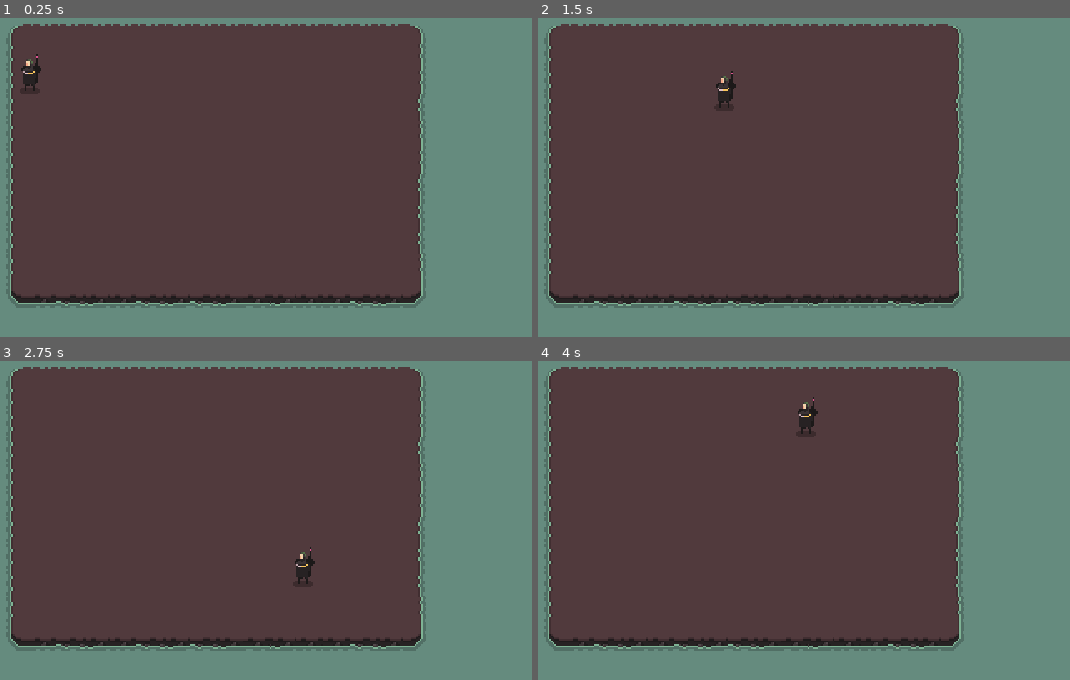
Above: before the commit, frames 1-4 (two rows, left to right).
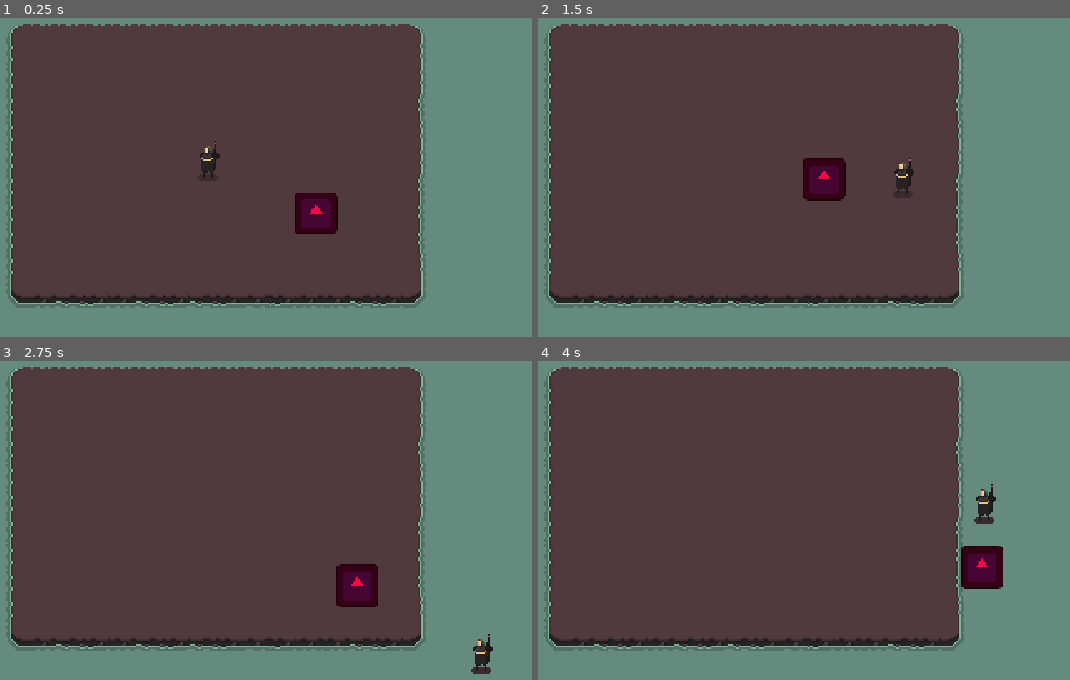
Above: after the commit, the same moments.

Repository: gablaroche29/arena-chaos
Game: Godot game, scene res://scenes/main_scene.tscn
Same seed, same stepped clock (60 frames per second), same inputs: the game is played once before the commit and once after it. The engine's default icon, where the game draws it, is replaced by a stand-in: a white triangle on a blue panel in a dark square.
Inputs (mouse positions are in pixels of both pictures, inside the frame that each line leads up to):
- Up to frame 1 (0.25 s): no input
- Up to frame 2 (1.5 s): move the mouse to (931, 136) at 0.52 s; hold D (walk_right) 0.53-1.28 s; click (931, 136) at 0.6 s; move the mouse to (596, 180) at 1.27 s; hold S (walk_down) from 1.28 s (still down); click (596, 180) at 1.35 s
- Up to frame 3 (2.75 s): move the mouse to (297, 402) at 2.02 s; release S (walk_down) at 2.03 s; hold D (walk_right) from 2.03 s (still down); click (297, 402) at 2.1 s
- Up to frame 4 (4 s): move the mouse to (713, 590) at 2.77 s; release D (walk_right) at 2.78 s; hold W (walk_up) 2.78-3.53 s; click (713, 590) at 2.85 s; move the mouse to (995, 568) at 3.52 s; hold A (walk_left) from 3.53 s (still down); click (995, 568) at 3.6 s

The runs differ from the first frame. In frame 1, 1.4% of the frame differs, in the area x 3-64%, y 11-68%; in frame 2, 1.5%; in frame 3, 1.6%; in frame 4, 1.6%, in the area x 48-88%, y 11-72%.

Commit message:
feat: add basic enemy movement and companion

Diff:
--- /dev/null
+++ b/bullet.gd
@@ -0,0 +1,11 @@
+extends Area2D
+
+@export var speed: float = 500.0
+
+func _process(delta: float) -> void:
+	# Move forward based on the rotation set by the companion
+	position += Vector2.RIGHT.rotated(rotation) * speed * delta
+
+func _on_body_entered(body):
+	# Handle hitting enemies here
+	queue_free()
--- a/network/server_listener.gd
+++ b/network/server_listener.gd
@@ -21,6 +21,3 @@
 		while websocket.get_available_packet_count():
 			var message = websocket.get_packet().get_string_from_utf8()
 			print("[WS EVENT]: ", message)
-
-	elif state == WebSocketPeer.STATE_CLOSED:
-		print("WebSocket closed")
--- /dev/null
+++ b/scenes/characters/companion/companion.gd
@@ -0,0 +1,72 @@
+extends Node2D
+
+@export var follow_distance: float = 50.0
+@export var vertical_offset: float = -30.0
+
+@export var follow_smooth: float = 8.0
+@export var side_switch_speed: float = 6.0
+
+@export var hover_amplitude: float = 5.0
+@export var hover_speed: float = 2.0
+
+@export var max_distance: float = 200.0
+
+@export var bullet_scene: PackedScene
+
+@onready var player = get_tree().get_first_node_in_group("player")
+@onready var muzzle = $Muzzle
+
+var side_target := -1.0
+var side_current := -1.0
+
+func _physics_process(delta):
+
+	if !player:
+		return
+
+	_update_side(delta)
+
+	var hover = sin(Time.get_ticks_msec() * 0.001 * hover_speed) * hover_amplitude
+
+	var target_position = player.global_position + Vector2(
+		follow_distance * side_current,
+		vertical_offset + hover
+	)
+
+	# snap if extremely far (dash safety)
+	if global_position.distance_to(player.global_position) > max_distance:
+		global_position = target_position
+
+	# smooth movement
+	global_position = global_position.lerp(target_position, follow_smooth * delta)
+
+	# smooth rotation
+	var target_angle = (get_global_mouse_position() - global_position).angle()
+	rotation = lerp_angle(rotation, target_angle, 10 * delta)
+
+	if InputManager.is_shooting():
+		shoot()
+
+
+func _update_side(delta):
+
+	var v = player.velocity.x
+
+	if v > 10:
+		side_target = -1.0
+	elif v < -10:
+		side_target = 1.0
+
+	side_current = lerp(side_current, side_target, side_switch_speed * delta)
+
+
+func shoot():
+
+	if !bullet_scene:
+		return
+
+	var bullet = bullet_scene.instantiate()
+	get_tree().root.add_child(bullet)
+
+	bullet.global_position = muzzle.global_position
+	bullet.rotation = (get_global_mouse_position() - muzzle.global_position).angle()
--- /dev/null
+++ b/scenes/characters/companion/companion.tscn
@@ -0,0 +1,51 @@
+[gd_scene load_steps=8 format=3 uid="uid://icaeogtbdib3"]
+
+[ext_resource type="Texture2D" uid="uid://bphihyabcnkeo" path="res://assets/game/characters/companion_spritesheet.png" id="1_jaoi4"]
+[ext_resource type="Script" uid="uid://6qt0pnga276c" path="res://scenes/characters/companion/companion.gd" id="1_stcj6"]
+
+[sub_resource type="AtlasTexture" id="AtlasTexture_stcj6"]
+atlas = ExtResource("1_jaoi4")
+region = Rect2(0, 0, 32, 32)
+
+[sub_resource type="AtlasTexture" id="AtlasTexture_t4hi4"]
+atlas = ExtResource("1_jaoi4")
+region = Rect2(32, 0, 32, 32)
+
+[sub_resource type="AtlasTexture" id="AtlasTexture_xpik1"]
+atlas = ExtResource("1_jaoi4")
+region = Rect2(64, 0, 32, 32)
+
+[sub_resource type="AtlasTexture" id="AtlasTexture_yr6x7"]
+atlas = ExtResource("1_jaoi4")
+region = Rect2(96, 0, 32, 32)
+
+[sub_resource type="SpriteFrames" id="SpriteFrames_0ue4f"]
+animations = [{
+"frames": [{
+"duration": 1.0,
+"texture": SubResource("AtlasTexture_stcj6")
+}, {
+"duration": 1.0,
+"texture": SubResource("AtlasTexture_t4hi4")
+}, {
+"duration": 1.0,
+"texture": SubResource("AtlasTexture_xpik1")
+}, {
+"duration": 1.0,
+"texture": SubResource("AtlasTexture_yr6x7")
+}],
+"loop": true,
+"name": &"idle",
+"speed": 5.0
+}]
+
+[node name="Companion" type="Node2D"]
+script = ExtResource("1_stcj6")
+
+[node name="AnimatedSprite2D" type="AnimatedSprite2D" parent="."]
+sprite_frames = SubResource("SpriteFrames_0ue4f")
+animation = &"idle"
+autoplay = "idle"
+frame_progress = 0.231536
+
+[node name="Muzzle" type="Marker2D" parent="."]
--- /dev/null
+++ b/scenes/characters/enemies/enemy.gd
@@ -0,0 +1,27 @@
+extends CharacterBody2D
+
+@onready var player = get_tree().get_first_node_in_group("player")
+
+var speed: int = 50
+var is_colliding_player: bool = false
+
+func _physics_process(delta: float) -> void:
+	if is_colliding_player: return
+
+	var direction = (player.global_position - global_position).normalized()
+	velocity = lerp(velocity, direction * speed, 8.5 * delta)
+	move_and_slide()
+
+	if direction.x > 0:
+		$Sprite2D.flip_h = false
+	elif direction.x < 0:
+		$Sprite2D.flip_h = true
+
+func _on_area_2d_body_entered(body: Node2D) -> void:
+	if body == player:
+		is_colliding_player = true
+		print("Collided with player")
+
+func _on_area_2d_body_exited(body: Node2D) -> void:
+	if body == player:
+		is_colliding_player = false
--- /dev/null
+++ b/scenes/characters/enemies/enemy.tscn
@@ -0,0 +1,30 @@
+[gd_scene load_steps=5 format=3 uid="uid://by4exggi8mrte"]
+
+[ext_resource type="Script" uid="uid://uvm7bmcoev5t" path="res://scenes/characters/enemies/enemy.gd" id="1_blu3w"]
+[ext_resource type="Texture2D" uid="uid://dqloh3a8udjn8" path="res://icon.svg" id="1_w0ky3"]
+
+[sub_resource type="RectangleShape2D" id="RectangleShape2D_58vw2"]
+
+[sub_resource type="RectangleShape2D" id="RectangleShape2D_nwhyh"]
+size = Vector2(128, 128)
+
+[node name="Enemy" type="CharacterBody2D"]
+script = ExtResource("1_blu3w")
+
+[node name="CollisionShape2D" type="CollisionShape2D" parent="."]
+shape = SubResource("RectangleShape2D_58vw2")
+disabled = true
+
+[node name="Sprite2D" type="Sprite2D" parent="."]
+modulate = Color(0.986722, 0.0374479, 0.262244, 1)
+scale = Vector2(0.2, 0.2)
+texture = ExtResource("1_w0ky3")
+
+[node name="Area2D" type="Area2D" parent="."]
+
+[node name="CollisionShape2D" type="CollisionShape2D" parent="Area2D"]
+scale = Vector2(0.2, 0.2)
+shape = SubResource("RectangleShape2D_nwhyh")
+
+[connection signal="body_entered" from="Area2D" to="." method="_on_area_2d_body_entered"]
+[connection signal="body_exited" from="Area2D" to="." method="_on_area_2d_body_exited"]
--- a/scenes/characters/player/player.tscn
+++ b/scenes/characters/player/player.tscn
@@ -304,7 +304,7 @@
 
 [sub_resource type="CircleShape2D" id="CircleShape2D_hss88"]
 
-[node name="Player" type="CharacterBody2D"]
+[node name="Player" type="CharacterBody2D" groups=["player"]]
 script = ExtResource("1_hss88")
 
 [node name="AnimatedSprite2D" type="AnimatedSprite2D" parent="."]
--- a/scenes/main_scene.tscn
+++ b/scenes/main_scene.tscn
@@ -1,7 +1,8 @@
-[gd_scene load_steps=3 format=4 uid="uid://cueuaspswtl3w"]
+[gd_scene load_steps=4 format=4 uid="uid://cueuaspswtl3w"]
 
 [ext_resource type="TileSet" uid="uid://cnx2lpql436gu" path="res://tilesets/game_tileset.tres" id="1_w2twt"]
 [ext_resource type="PackedScene" uid="uid://bui6c5b26yade" path="res://scenes/characters/player/player.tscn" id="2_pw63i"]
+[ext_resource type="PackedScene" uid="uid://by4exggi8mrte" path="res://scenes/characters/enemies/enemy.tscn" id="3_7ykc4"]
 
 [node name="World" type="Node2D"]
 
@@ -16,4 +17,7 @@
 tile_set = ExtResource("1_w2twt")
 
 [node name="Player" parent="." instance=ExtResource("2_pw63i")]
-position = Vector2(128, 83)
+position = Vector2(235, 135)
+
+[node name="Enemy" parent="." instance=ExtResource("3_7ykc4")]
+position = Vector2(307, 171)
--- /dev/null
+++ b/scenes/props/bullet.tscn
@@ -0,0 +1,15 @@
+[gd_scene load_steps=3 format=3 uid="uid://cmxjumx7jtnks"]
+
+[ext_resource type="Texture2D" uid="uid://dqloh3a8udjn8" path="res://icon.svg" id="1_3c7c4"]
+
+[sub_resource type="RectangleShape2D" id="RectangleShape2D_r0gq1"]
+
+[node name="Bullet" type="Area2D"]
+
+[node name="Sprite2D" type="Sprite2D" parent="."]
+position = Vector2(-0.500002, -1.90735e-06)
+scale = Vector2(0.164062, 0.15625)
+texture = ExtResource("1_3c7c4")
+
+[node name="CollisionShape2D" type="CollisionShape2D" parent="."]
+shape = SubResource("RectangleShape2D_r0gq1")
--- a/scripts/globals/input_manager.gd
+++ b/scripts/globals/input_manager.gd
@@ -8,5 +8,5 @@
 func is_moving() -> bool:
 	return direction != Vector2.ZERO
 
-func is_using_tool() -> bool:
-	return Input.is_action_just_pressed("hit")
+func is_shooting() -> bool:
+	return Input.is_action_just_pressed("shoot")
Binary file added: assets/game/characters/companion_spritesheet.png
Not shown, added: assets/game/characters/companion_spritesheet.png.import
Not shown, added: bullet.gd.uid
Not shown, added: scenes/characters/companion/companion.gd.uid
Not shown, added: scenes/characters/enemies/enemy.gd.uid
